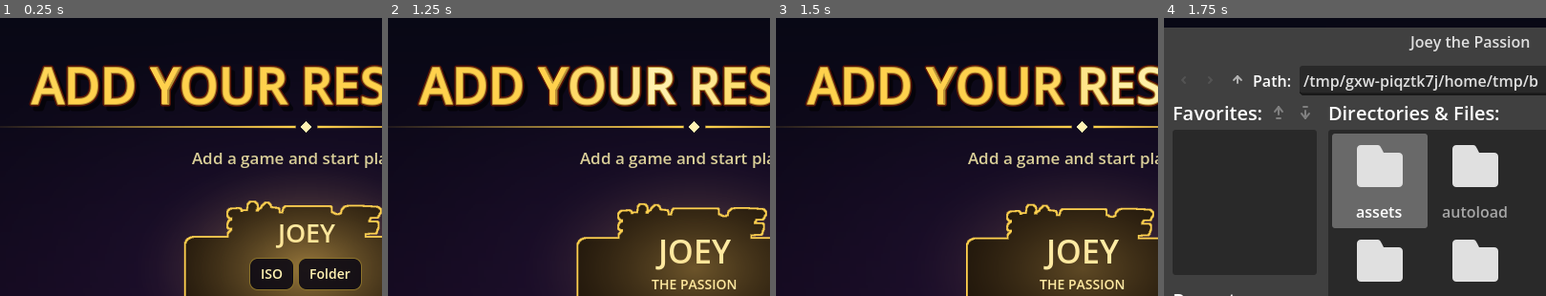
Above: before the commit, frames 1-4 (left to right).
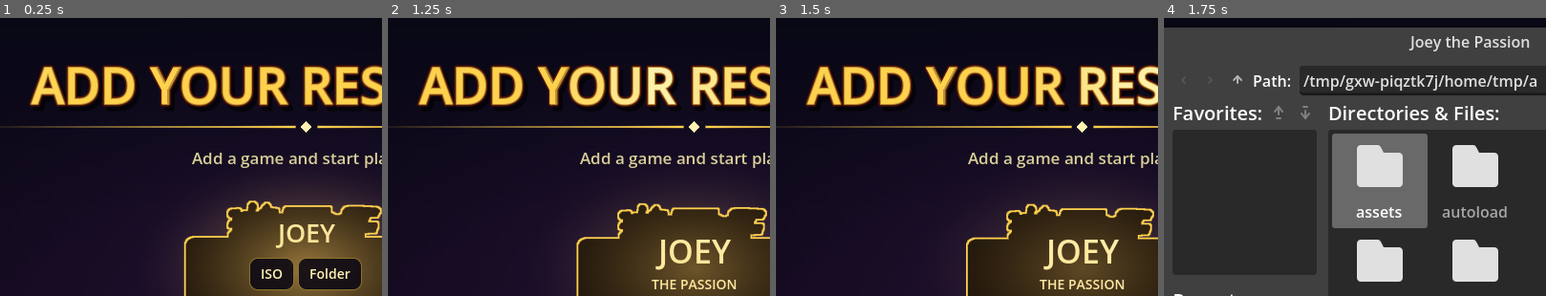
Above: after the commit, the same moments.

Repository: bkmohamadsy/Yu-Gi-Oh
Game: Godot game, scene res://scenes/boot/boot.tscn
The game is run twice, just before and just after one commit, with the same random seed, the same clock (stepped at 60 frames per second) and the same inputs.
Inputs (mouse positions are % of the whole screen's width and height, from its top left):
- Up to frame 1 (0.25 s): no input
- Up to frame 2 (1.25 s): click "English" at 0.5 s
- Up to frame 3 (1.5 s): tap Enter (ui_accept) at 1.25 s; move the mouse to (72, 43) at 1.27 s; hold Right (ui_right) from 1.28 s (still down); hold F (pc_filter) from 1.28 s (still down); click (72, 43) at 1.42 s
- Up to frame 4 (1.75 s): keep holding Right (ui_right); keep holding F (pc_filter); tap Enter (ui_accept) at 1.52 s
The pictures show only the part of the screen within x 10-60%, y 0-50%; the shares and areas given below are measured in that part.

Frames 1-3 are identical in both runs. In frame 4, less than 0.1% of the frame differs, in the area x 95-98%, y 20-25%.
Error in both runs: Invalid access to property or key 'fullscreen_mode' on a base object of type 'Node (launcher_settings.gd)'. (res://scenes/boot/boot.gd:54)

Commit message:
Add Arabic card search, Back button, resume fix & legendary rules

Diff:
--- a/game/autoload/game.gd
+++ b/game/autoload/game.gd
@@ -33,6 +33,7 @@
 var match_results := [0, 0, 0]
 var match_outcome := 0
 var _screen: Node
+var _global_back_btn: Button
 var _screen_replay_frame := 0
 var _screen_host: Node
 var _scene_wipe: Node
@@ -146,6 +147,7 @@
 	elif is_instance_valid(_screen):
 		_screen.queue_free()
 	_screen = screen
+	_ensure_back_button()
 	_screen_replay_frame = Debug._frame
 	get_tree().root.content_scale_aspect = LauncherSettings.gameplay_aspect()
 	Engine.time_scale = LauncherSettings.simulation_speed if current_game != "" else 1.0
@@ -510,3 +512,29 @@
 			return true
 		script = script.get_base_script()
 	return false
+
+func _notification(what: int) -> void:
+	if what == NOTIFICATION_APPLICATION_RESUMED:
+		if Assets.has_method("reload"):
+			Assets.reload()
+
+func _ensure_back_button() -> void:
+	if _global_back_btn == null:
+		var layer := CanvasLayer.new()
+		layer.layer = 100
+		_global_back_btn = Button.new()
+		_global_back_btn.text = "رجوع ↩"
+		_global_back_btn.position = Vector2(18, 56)
+		_global_back_btn.size = Vector2(110, 42)
+		_global_back_btn.pressed.connect(_on_global_back_pressed)
+		layer.add_child(_global_back_btn)
+		get_tree().root.add_child.call_deferred(layer)
+	var in_duel := is_instance_valid(_screen) and _is_duel_viewer(_screen)
+	_global_back_btn.visible = (current_game != "" and not in_duel)
+
+func _on_global_back_pressed() -> void:
+	if not is_instance_valid(_screen): return
+	if _screen.has_method("_leave"):
+		_screen._leave()
+	elif current_game != "":
+		open_title(current_game)
--- a/game/autoload/lan.gd
+++ b/game/autoload/lan.gd
@@ -520,7 +520,8 @@
 
 
 func _my_legendary_list() -> Array:
-	var d := SaveData.deck(game)
+	var sd := get_node_or_null("/root/SaveData")
+	var d: Dictionary = sd.deck(game) if sd != null else {}
 	var res := Array()
 	for cid_v in d.get("main", []):
 		var cid := int(cid_v)
--- a/game/duel/core/duel_cmds.gd
+++ b/game/duel/core/duel_cmds.gd
@@ -235,7 +235,7 @@
 		finish()
 		return
 	callv(fn, entry[1])
-    _apply_legendary_cards()
+	_apply_legendary_cards()
 
 # --- Envoltorios de emision ---------------------------------------------------------------
 
@@ -697,58 +697,136 @@
 ## FUN_00460f80: ficha del panel de fases bajo el cursor (0-5) o -1.
 func f460f80() -> int:
 	return ui_phase_hover
-
 var _orichalcos_saved := [-1, -1]
 var _obelisk_fury_turn := [-1, -1]
 var _ra_boost_turn := [-1, -1]
-var _ra_boost_val := Array()
-var _knight_active_turn := [-1, -1, -1]
-
-func activate_obelisk_fury(p: int = 0) -> void:
-	_obelisk_fury_turn[p] = m.u16(0xa15940)
-	_apply_legendary_cards()
-
-func activate_ra_transfer(p: int = 0) -> void:
+var _ra_boost_val := Array([0, 0]) [0, 0]
+
+var _orichalcos_saved := [-1, -1]
+var _obelisk_fury_turn := [-1, -1]
+var _ra_boost_turn := [-1, -1]
+var _ra_boost_val := Array([0, 0]) [0, 0]
+
+var _orichalcos_saved := [-1, -1]
+var _obelisk_fury_turn := [-1, -1]
+var _ra_boost_turn := [-1, -1]
+var _ra_boost_val := Array([0, 0])
+func _apply_legendary_cards() -> void:
 	var current_turn := m.u16(0xa15940)
-	var p_base := DuelMem.PLAYER + p * DuelMem.PLAYER_SIZE
-	var lp := m.u16(p_base + DuelMem.P_LP)
-	if lp > 100:
-		while _ra_boost_val.size() < 2: _ra_boost_val.append(0)
-		_ra_boost_val[p] = lp - 100
-		m.set_u16(p_base + DuelMem.P_LP, 100)
-		_ra_boost_turn[p] = current_turn
-		_apply_legendary_cards()
-
-func activate_single_knight(cid: int) -> void:
-	var opp_field := DuelMem.PLAYER + DuelMem.PLAYER_SIZE + DuelMem.P_ZONES + 10 * DuelMem.ZONE_SIZE
-	var f_idx := m.u16(opp_field + 0x10) & 0xfff
-	if f_idx > 0 and cards.id_of(f_idx) == 1927:
-		m.set_u16(opp_field + 0x10, 0)
-		_orichalcos_saved = -1
-	var current_turn := m.u16(0xa15940)
-	if cid == 1928: _knight_active_turn = current_turn
-	elif cid == 1929: _knight_active_turn = current_turn
-	elif cid == 1930: _knight_active_turn = current_turn
-	_apply_legendary_cards()
-
-func trigger_trinity_knights_win() -> void:
-	var opp_base := DuelMem.PLAYER + DuelMem.PLAYER_SIZE
-	m.set_u16(opp_base + DuelMem.P_LP, 0)
-
-func has_all_three_knights(p: int = 0) -> bool:
-	var p_base := DuelMem.PLAYER + p * DuelMem.PLAYER_SIZE
-	var t := false; var c := false; var h := false
-	for z in 5:
-		var idx := m.u16(p_base + DuelMem.P_ZONES + z * DuelMem.ZONE_SIZE + 0x10) & 0xfff
-		if idx > 0:
-			var cid := cards.id_of(idx)
-			if cid == 1928: t = true
-			elif cid == 1929: c = true
-			elif cid == 1930: h = true
-	return t and c and h
+	for p in 2:
+		var p_base := DuelMem.PLAYER + p * DuelMem.PLAYER_SIZE
+		var opp_base := DuelMem.PLAYER + (1 - p) * DuelMem.PLAYER_SIZE
+		var hand_count := m.u8(p_base + DuelMem.P_HAND_N)
+
+		# 1. فحص وحوش الملعب (المناطق 0..4) عند الخصم وعند اللاعب
+		var opp_has_knight := false
+		var max_field_atk := 2800
+		var my_monsters_count := 0
+		var has_timaeus := false
+		var has_critias := false
+		var has_hermos := false
+
+		for z in 5:
+			var my_z := p_base + DuelMem.P_ZONES + z * DuelMem.ZONE_SIZE
+			var my_idx := m.u16(my_z + 0x10) & 0xfff
+			if my_idx > 0:
+				my_monsters_count += 1
+				var my_cid := cards.id_of(my_idx)
+				if my_cid == 1928: has_timaeus = true
+				elif my_cid == 1929: has_critias = true
+				elif my_cid == 1930: has_hermos = true
+				max_field_atk = maxi(max_field_atk, m.u16(my_z + 0x4c))
+
+			var opp_z := opp_base + DuelMem.P_ZONES + z * DuelMem.ZONE_SIZE
+			var opp_idx := m.u16(opp_z + 0x10) & 0xfff
+			if opp_idx > 0:
+				max_field_atk = maxi(max_field_atk, m.u16(opp_z + 0x4c))
+				if cards.id_of(opp_idx) in:
+					opp_has_knight = true
+
+		# 2. اجتماع الفرسان الثلاثة (تيمايوس + كريتوس + هيرموس) = خسارة الخصم فوراً!
+		if has_timaeus and has_critias and has_hermos:
+			m.set_u16(opp_base + DuelMem.P_LP, 0)
+
+		# 3. حماية ختم أوريكالكوس (1927) وكسره فقط عند استدعاء الخصم لأحد الفرسان الثلاثة
+		var field_zone := p_base + DuelMem.P_ZONES + 10 * DuelMem.ZONE_SIZE
+		var field_idx := m.u16(field_zone + 0x10) & 0xfff
+		if field_idx > 0 and cards.id_of(field_idx) == 1927:
+			if opp_has_knight:
+				m.set_u16(field_zone + 0x10, 0)
+				_orichalcos_saved[p] = -1
+			else:
+				_orichalcos_saved[p] = field_idx
+		elif _orichalcos_saved[p] > 0 and not opp_has_knight:
+			m.set_u16(field_zone + 0x10, _orichalcos_saved[p])
+			field_idx = _orichalcos_saved[p]
+
+		var has_orichalcos := (field_idx > 0 and cards.id_of(field_idx) == 1927)
+
+		# 4. قدرة كريتوس (1929): تعطيل وتدمير أوراق فخ الخصم في المناطق 5..9
+		if has_critias:
+			for osz in range(5, 10):
+				var osz_addr := opp_base + DuelMem.P_ZONES + osz * DuelMem.ZONE_SIZE
+				var osz_idx := m.u16(osz_addr + 0x10) & 0xfff
+				if osz_idx > 0 and cards.category_of(osz_idx) == "trap":
+					m.set_u16(osz_addr + 0x10, 0)
+
+		# 5. تحديث نقاط الهجوم والدفاع لجميع وحوش اللاعب (0..4)
+		for z in 5:
+			var z_addr := p_base + DuelMem.P_ZONES + z * DuelMem.ZONE_SIZE
+			var c_idx := m.u16(z_addr + 0x10) & 0xfff
+			if c_idx == 0:
+				continue
+			var cid := cards.id_of(c_idx)
+			var ori_bonus := 500 if has_orichalcos else 0
+
+			if cid == 1924: # سلايفر التنين الفضائي
+				var slifer_power := hand_count * 1000 + ori_bonus
+				m.set_u16(z_addr + 0x4c, slifer_power)
+				m.set_u16(z_addr + 0x50, slifer_power)
+
+			elif cid == 1925: # العملاق المعذب (قبضة الغضب 10000 لدور واحد)
+				if _obelisk_fury_turn[p] == -1:
+					_obelisk_fury_turn[p] = current_turn
+				if _obelisk_fury_turn[p] == current_turn:
+					m.set_u16(z_addr + 0x4c, 10000)
+					m.set_u16(z_addr + 0x50, 4000)
+				else:
+					m.set_u16(z_addr + 0x4c, 4000 + ori_bonus)
+					m.set_u16(z_addr + 0x50, 4000)
+
+			elif cid == 1926: # تنين رع المجنح (يبقي 100 نقطة حياة ويضيف الفارق لدور واحد)
+				if _ra_boost_turn[p] == -1:
+					var lp := m.u16(p_base + DuelMem.P_LP)
+					if lp > 100:
+						_ra_boost_val[p] = lp - 100
+						m.set_u16(p_base + DuelMem.P_LP, 100)
+					_ra_boost_turn[p] = current_turn
+				if _ra_boost_turn[p] == current_turn:
+					var ra_power := 4000 + _ra_boost_val[p] + ori_bonus
+					m.set_u16(z_addr + 0x4c, ra_power)
+					m.set_u16(z_addr + 0x50, ra_power)
+				else:
+					m.set_u16(z_addr + 0x4c, 4000 + ori_bonus)
+					m.set_u16(z_addr + 0x50, 4000)
+
+			elif cid == 1928: # تيمايوس (ينسخ أعلى هجوم في الملعب)
+				m.set_u16(z_addr + 0x4c, max_field_atk + ori_bonus)
+
+			elif cid == 1930: # هيرموس (+1000 لكل وحش في ملعبك)
+				m.set_u16(z_addr + 0x4c, 2800 + (my_monsters_count * 1000) + ori_bonus)
+
+			elif has_orichalcos:
+				var cur_atk := m.u16(z_addr + 0x4c)
+				if cur_atk > 0 and (cur_atk % 500) != 0:
+					m.set_u16(z_addr + 0x4c, cur_atk + 500)
+
+var _orichalcos_saved := [-1, -1]
+var _obelisk_fury_turn := [-1, -1]
+var _ra_boost_turn := [-1, -1]
+var _ra_boost_val := Array([0, 0]) [0, 0]
 
 func _apply_legendary_cards() -> void:
-	while _ra_boost_val.size() < 2: _ra_boost_val.append(0)
 	var current_turn := m.u16(0xa15940)
 	for p in 2:
 		var p_base := DuelMem.PLAYER + p * DuelMem.PLAYER_SIZE
@@ -757,11 +835,18 @@
 		var opp_has_knight := false
 		var max_field_atk := 2800
 		var my_monsters_count := 0
+		var has_timaeus := false
+		var has_critias := false
+		var has_hermos := false
 		for z in 5:
 			var my_z := p_base + DuelMem.P_ZONES + z * DuelMem.ZONE_SIZE
 			var my_idx := m.u16(my_z + 0x10) & 0xfff
 			if my_idx > 0:
 				my_monsters_count += 1
+				var my_cid := cards.id_of(my_idx)
+				if my_cid == 1928: has_timaeus = true
+				elif my_cid == 1929: has_critias = true
+				elif my_cid == 1930: has_hermos = true
 				max_field_atk = maxi(max_field_atk, m.u16(my_z + 0x4c))
 			var opp_z := opp_base + DuelMem.P_ZONES + z * DuelMem.ZONE_SIZE
 			var opp_idx := m.u16(opp_z + 0x10) & 0xfff
@@ -770,6 +855,8 @@
 				var ocid := cards.id_of(opp_idx)
 				if ocid == 1928 or ocid == 1929 or ocid == 1930:
 					opp_has_knight = true
+		if has_timaeus and has_critias and has_hermos:
+			m.set_u16(opp_base + DuelMem.P_LP, 0)
 		var field_zone := p_base + DuelMem.P_ZONES + 10 * DuelMem.ZONE_SIZE
 		var field_idx := m.u16(field_zone + 0x10) & 0xfff
 		if field_idx > 0 and cards.id_of(field_idx) == 1927:
@@ -782,15 +869,7 @@
 			m.set_u16(field_zone + 0x10, _orichalcos_saved[p])
 			field_idx = _orichalcos_saved[p]
 		var has_orichalcos := (field_idx > 0 and cards.id_of(field_idx) == 1927)
-		if has_orichalcos:
-			for sz_i in 5:
-				var sz_a := p_base + DuelMem.P_ZONES + sz_i * DuelMem.ZONE_SIZE
-				var sc_idx := m.u16(sz_a + 0x10) & 0xfff
-				if sc_idx > 0:
-					var scid := cards.id_of(sc_idx)
-					if scid == 1924 or scid == 1925 or scid == 1926 or scid == 1928 or scid == 1929 or scid == 1930:
-						m.set_u16(sz_a + 0x10, 0)
-		if p == 0 and _knight_active_turn == current_turn:
+		if has_critias:
 			for osz in range(5, 10):
 				var osz_addr := opp_base + DuelMem.P_ZONES + osz * DuelMem.ZONE_SIZE
 				var osz_idx := m.u16(osz_addr + 0x10) & 0xfff
@@ -807,6 +886,7 @@
 				m.set_u16(z_addr + 0x4c, slifer_power)
 				m.set_u16(z_addr + 0x50, slifer_power)
 			elif cid == 1925:
+				if _obelisk_fury_turn[p] == -1: _obelisk_fury_turn[p] = current_turn
 				if _obelisk_fury_turn[p] == current_turn:
 					m.set_u16(z_addr + 0x4c, 10000)
 					m.set_u16(z_addr + 0x50, 4000)
@@ -814,6 +894,12 @@
 					m.set_u16(z_addr + 0x4c, 4000 + ori_bonus)
 					m.set_u16(z_addr + 0x50, 4000)
 			elif cid == 1926:
+				if _ra_boost_turn[p] == -1:
+					var lp := m.u16(p_base + DuelMem.P_LP)
+					if lp > 100:
+						_ra_boost_val[p] = lp - 100
+						m.set_u16(p_base + DuelMem.P_LP, 100)
+					_ra_boost_turn[p] = current_turn
 				if _ra_boost_turn[p] == current_turn:
 					var ra_power := 4000 + _ra_boost_val[p] + ori_bonus
 					m.set_u16(z_addr + 0x4c, ra_power)
@@ -822,15 +908,9 @@
 					m.set_u16(z_addr + 0x4c, 4000 + ori_bonus)
 					m.set_u16(z_addr + 0x50, 4000)
 			elif cid == 1928:
-				if p == 0 and _knight_active_turn == current_turn:
-					m.set_u16(z_addr + 0x4c, max_field_atk + ori_bonus)
-				else:
-					m.set_u16(z_addr + 0x4c, 2800 + ori_bonus)
+				m.set_u16(z_addr + 0x4c, max_field_atk + ori_bonus)
 			elif cid == 1930:
-				if p == 0 and _knight_active_turn == current_turn:
-					m.set_u16(z_addr + 0x4c, 2800 + (my_monsters_count * 1000) + ori_bonus)
-				else:
-					m.set_u16(z_addr + 0x4c, 2800 + ori_bonus)
+				m.set_u16(z_addr + 0x4c, 2800 + (my_monsters_count * 1000) + ori_bonus)
 			elif has_orichalcos:
 				var cur_atk := m.u16(z_addr + 0x4c)
 				if cur_atk > 0 and (cur_atk % 500) != 0:
--- a/game/scenes/deck_editor/deck_editor.gd
+++ b/game/scenes/deck_editor/deck_editor.gd
@@ -174,6 +174,8 @@
 var _trunk: Array[Dictionary] = []  # cartas usables que se tienen
 var _view: Array[Dictionary] = []   # la bolsa tras filtro y orden
 var _filter := "all"
+var _search_query := ""
+var _search_box: LineEdit
 var _sort := "default"
 var _expanded := false
 var _bag_progress := 0             # Y4538a0 +11c: 0..256, 25 por tick
@@ -272,6 +274,15 @@
 
 
 func _ready() -> void:
+	_search_box = LineEdit.new()
+	_search_box.placeholder_text = "ابحث عن ورقة (عربي / English)..."
+	_search_box.position = Vector2(20, 12)
+	_search_box.size = Vector2(280, 36)
+	_search_box.text_changed.connect(func(t: String):
+		_search_query = t.strip_edges().to_lower()
+		_apply_view()
+	)
+	add_child(_search_box)
 	for name in ["kabegami", "kaban_list", "kaban_detail", "kaban_bar", "font", "btn_back",
 			"btn_load", "btn_save", "deckerror", "15deckerror", "kbtn_all", "kbtn_win", "kbtn_nor",
 			"kbtn_eff", "kbtn_fus", "kbtn_mag", "kbtn_trp", "kbtn_rit", "filter", "export", "import",
@@ -357,7 +368,8 @@
 	_view.clear()
 	for card in _trunk:
 		if _filter == "all" or CardDB.group_of(card) == _filter_group(_filter):
-			_view.append(card)
+			if _search_query == "" or _matches_search(card):
+				_view.append(card)
 	if _sort != "default":
 		_sort_records(_view, func(card): return _native_sort_key(card, _sort))
 	_trunk_cursor = maxi(0, _view.find(current)) if not current.is_empty() else 0
@@ -1339,8 +1351,8 @@
 	for cid_v in _deck.get("side", []): all_ids.append(int(cid_v))
 	var has_ori := all_ids.has(1927)
 	var has_light := false
-	for lid in:
-		if all_ids.has(lid): has_light = true
+	for lid in all_ids:
+		if lid >= 1924 and lid <= 1930 and lid != 1927: has_light = true
 	if has_ori and has_light:
 		var w := AcceptDialog.new()
 		w.title = "تنبيه قوانين المجموعة"
@@ -2511,3 +2523,10 @@
 	for row in _new_rows.keys():
 		if not active.has(row):
 			_new_rows.erase(row)
+
+func _matches_search(card: Dictionary) -> bool:
+	var names: Dictionary = card.get("names", {})
+	for lang in names.keys():
+		if str(names[lang]).to_lower().contains(_search_query):
+			return true
+	return false
--- a/game/scenes/duel/normal_duel.gd
+++ b/game/scenes/duel/normal_duel.gd
@@ -73,6 +73,9 @@
 	_info.visible = false
 	_log.visible = false
 	_duel = _create_duel()
+	if _duel == null and Assets.has_method("reload"):
+		Assets.reload()
+		_duel = _create_duel()
 	if _duel == null:
 		_log.text = "Faltan los datos del motor de duelo."
 		_log.visible = true
